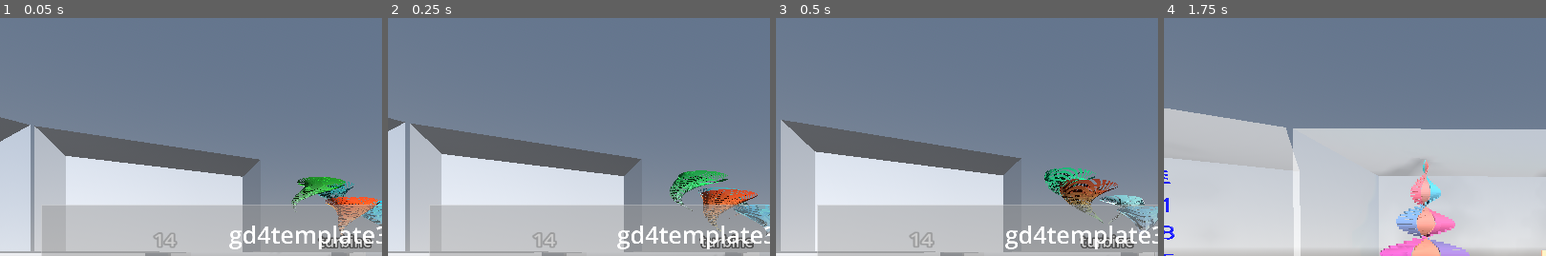
Above: before the commit, frames 1-4 (left to right).
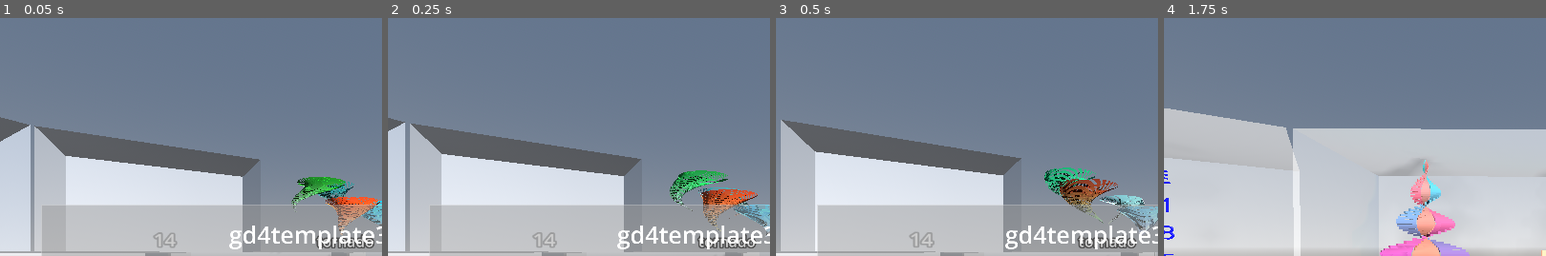
Above: after the commit, the same moments.

Repository: kasworld/gd4template3d
Game: Godot game, scene res://main.tscn
Same seed, same stepped clock (60 frames per second), same inputs: the game is played once before the commit and once after it.
Inputs (mouse positions are % of the whole screen's width and height, from its top left):
- Up to frame 1 (0.05 s): no input
- Up to frame 2 (0.25 s): no input
- Up to frame 3 (0.5 s): no input
- Up to frame 4 (1.75 s): tap Enter at 0.5 s; move the mouse to (72, 45) at 0.52 s; hold Right 0.53-1.28 s; tap Q at 0.6 s; click (72, 45) at 0.67 s; move the mouse to (30, 55) at 1.27 s; hold Down from 1.28 s (still down); tap E at 1.35 s
The pictures show only the part of the screen within x 5-55%, y 1-51%; the shares and areas given below are measured in that part.

The runs differ from the first frame. In frame 1, 0.4% of the frame differs, in the area x 82-98%, y 90-97%; in frame 2, 0.4%; in frame 3, 0.4%, in the area x 78-95%, y 90-97%; in frame 4, nothing differs.

Commit message:
rename to tornado

Diff:
--- a/main.gd
+++ b/main.gd
@@ -82,7 +82,7 @@
 	valvehandle_arrow3d_demo(glass_cabinet_list.pop_front(), "valvehandle,arrow3d")
 	wirenet_wavegauge_demo(glass_cabinet_list.pop_front(), "wirenet,wavegauge")
 	wavegauge_demo(glass_cabinet_list.pop_front(), "wavegauge")
-	turbine_demo(glass_cabinet_list.pop_front(), "turbine")
+	tornado_demo(glass_cabinet_list.pop_front(), "tornado")
 	print_debug("remain glass cabinet %d" % glass_cabinet_list.size())
 
 	$FixedCameraLight.make_current()
@@ -112,8 +112,8 @@
 func random_color() -> Color:
 	return NamedColorList.color_list.pick_random()[0]
 
-var turbine_list :Array # [ turbine , colorinfo ]
-func turbine_demo(glasscabinet :GlassCabinet, labeltext :String = "") -> void:
+var tornado_list :Array # [ turbine , colorinfo ]
+func tornado_demo(glasscabinet :GlassCabinet, labeltext :String = "") -> void:
 	if labeltext != "":
 		glasscabinet.set_label_text(labeltext)
 	glasscabinet.show_wall_box(false)
@@ -122,7 +122,7 @@
 			).init_sample(WorldSize.x/2, WorldSize.y*0.3, 0.5, 4, random_color(),random_color())
 		glasscabinet.add_child(tb)
 		tb.rotation.x = -PI/2
-		turbine_list.append([tb, AnimateGradient.new()])
+		tornado_list.append([tb, AnimateGradient.new()])
 
 func scale_lambda(t :float) -> Callable:
 	return func(rate):
@@ -143,18 +143,18 @@
 		var period := 5
 		return Vector3(cos(rate*period), sin(rate*period), 0) * t * WorldSize.x/10
 
-func turbine_animate() -> void:
+func tornado_animate() -> void:
 	var t := Time.get_unix_time_from_system()
 	var rad := fposmod(t, PI*2)
 	var unit_rad := 2*PI/4
 	var radius := WorldSize.z/2
 	for i in 4:
 		var tt := t+ i
-		turbine_list[i][0].set_transform_all(scale_tornado, shift_tornado_lambda( sin(tt) ), rotate_lambda( sin(tt) ),Turbine.blade_rotate_lambda(rad/PI/2))
-		turbine_list[i][0].set_color_all(turbine_list[i][1].get_color1(),turbine_list[i][1].get_color2())
-		turbine_list[i][1].inc_rate()
-		turbine_list[i][0].position = Vector3(cos(i*unit_rad+t)*radius, sin(i*unit_rad+t*1.7)*radius/2, sin(i*unit_rad+t)*radius)
-		turbine_list[i][0].rotation.y = -rad*5
+		tornado_list[i][0].set_transform_all(scale_tornado, shift_tornado_lambda( sin(tt) ), rotate_lambda( sin(tt) ),Turbine.blade_rotate_lambda(rad/PI/2))
+		tornado_list[i][0].set_color_all(tornado_list[i][1].get_color1(),tornado_list[i][1].get_color2())
+		tornado_list[i][1].inc_rate()
+		tornado_list[i][0].position = Vector3(cos(i*unit_rad+t)*radius, sin(i*unit_rad+t*1.7)*radius/2, sin(i*unit_rad+t)*radius)
+		tornado_list[i][0].rotation.y = -rad*5
 
 
 var colorlist_dark :Array = NamedColorList.filter_to_colorlist(NamedColorList.make_dark_color_list())
@@ -413,7 +413,7 @@
 		os.animate_rotate(now, delta)
 	for mt in meshtrail_list:
 		mt.move_trail(delta, bounce_fn, trailmesh_radius, 4*PI,)
-	turbine_animate()
+	tornado_animate()
 	$GlassCabinetContainer1.rotate_y(delta/10)
 	$GlassCabinetContainer2.rotate_y(-delta/10)
 
